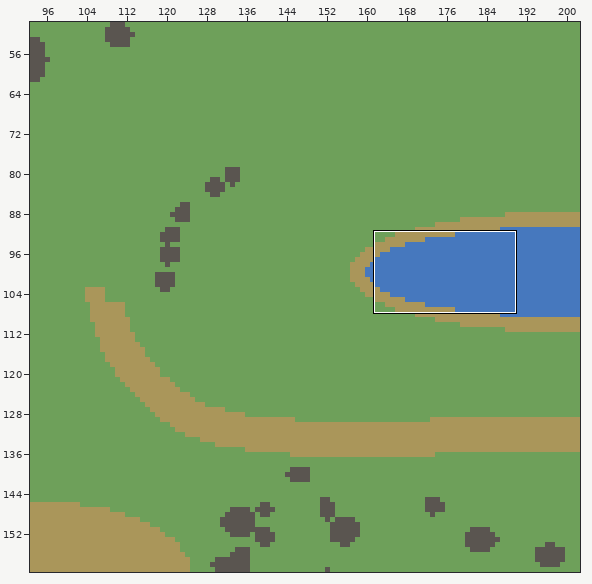
An edit to a level. Tiled map (JSON), packages/content/maps-src/tight-loop.tmj. The first picture is a wide view before the edit; the outline marks the close-up.
Close-up. First the earlier version:
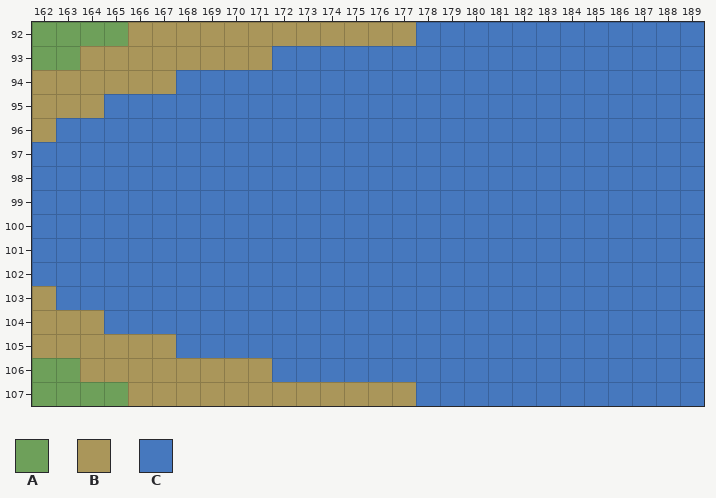
Cells are 32x32 px. Shown: x 162..189, y 92..107. The commit also changed other parts of the map, which this record leaves out.
Key: from "zones": A 0, B 1, C 3.
_ is an empty cell.
Layer "terrain" before, first column x 162:
 92 AAAABBBBBBBBBBBBCCCCCCCCCCCC
 93 AABBBBBBBBCCCCCCCCCCCCCCCCCC
 94 BBBBBBCCCCCCCCCCCCCCCCCCCCCC
 95 BBBCCCCCCCCCCCCCCCCCCCCCCCCC
 96 BCCCCCCCCCCCCCCCCCCCCCCCCCCC
 97 CCCCCCCCCCCCCCCCCCCCCCCCCCCC
 98 CCCCCCCCCCCCCCCCCCCCCCCCCCCC
 99 CCCCCCCCCCCCCCCCCCCCCCCCCCCC
100 CCCCCCCCCCCCCCCCCCCCCCCCCCCC
101 CCCCCCCCCCCCCCCCCCCCCCCCCCCC
102 CCCCCCCCCCCCCCCCCCCCCCCCCCCC
103 BCCCCCCCCCCCCCCCCCCCCCCCCCCC
104 BBBCCCCCCCCCCCCCCCCCCCCCCCCC
105 BBBBBBCCCCCCCCCCCCCCCCCCCCCC
106 AABBBBBBBBCCCCCCCCCCCCCCCCCC
107 AAAABBBBBBBBBBBBCCCCCCCCCCCC
Once edited:
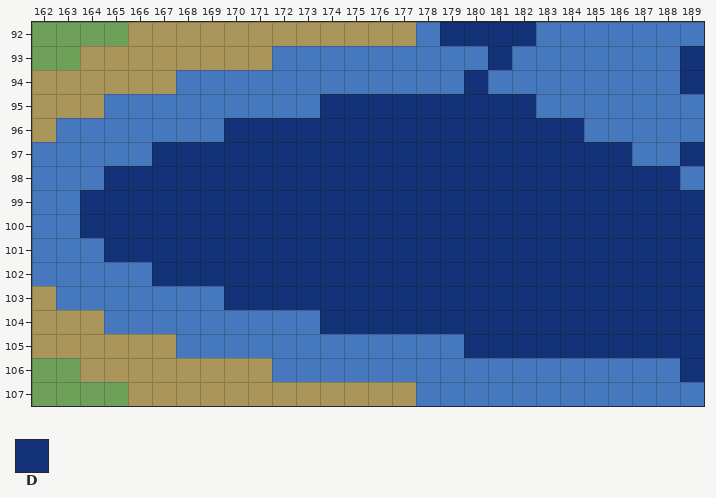
Further tiles: from "zones": D 4.
Change:
Layer "terrain":
y 92: x 179..182 CCCC -> DDDD
y 93: x 181 C -> D; x 189 C -> D
y 94: x 180 C -> D; x 189 C -> D
y 95: x 174..182 CCCCCCCCC -> DDDDDDDDD
y 96: x 170..184 CCCCCCCCCCCCCCC -> DDDDDDDDDDDDDDD
y 97: x 167..186 CCCCCCCCCCCCCCCCCCCC -> DDDDDDDDDDDDDDDDDDDD; x 189 C -> D
y 98: x 165..188 CCCCCCCCCCCCCCCCCCCCCCCC -> DDDDDDDDDDDDDDDDDDDDDDDD
y 99..100: x 164..189 CCCCCCCCCCCCCCCCCCCCCCCCCC -> DDDDDDDDDDDDDDDDDDDDDDDDDD
y 101: x 165..189 CCCCCCCCCCCCCCCCCCCCCCCCC -> DDDDDDDDDDDDDDDDDDDDDDDDD
y 102: x 167..189 CCCCCCCCCCCCCCCCCCCCCCC -> DDDDDDDDDDDDDDDDDDDDDDD
y 103: x 170..189 CCCCCCCCCCCCCCCCCCCC -> DDDDDDDDDDDDDDDDDDDD
y 104: x 174..189 CCCCCCCCCCCCCCCC -> DDDDDDDDDDDDDDDD
y 105: x 180..189 CCCCCCCCCC -> DDDDDDDDDD
y 106: x 189 C -> D
Where, in picture pixels (left, top, right, bottom), the same in both close-ups:
changed: (80, 22, 704, 382)
